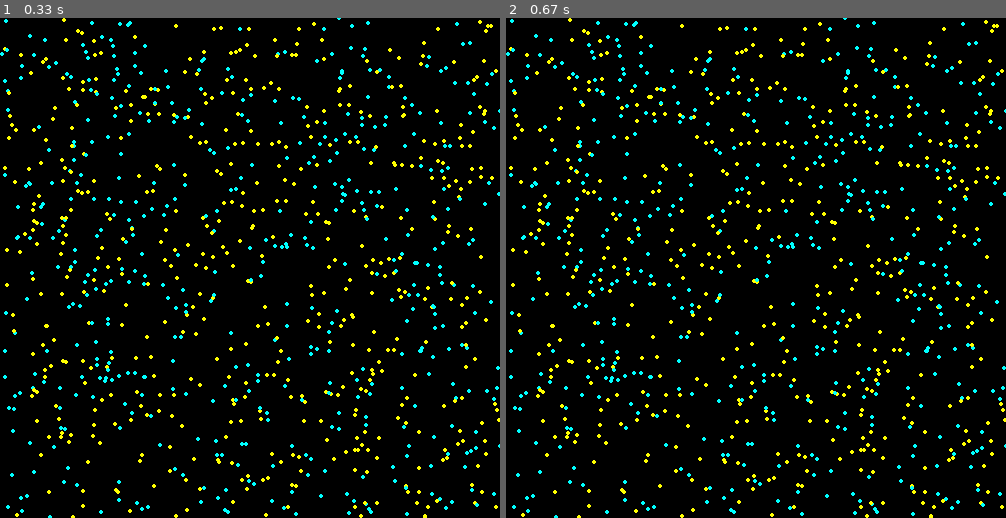
Above: before the commit, frames 1-2 (left to right).
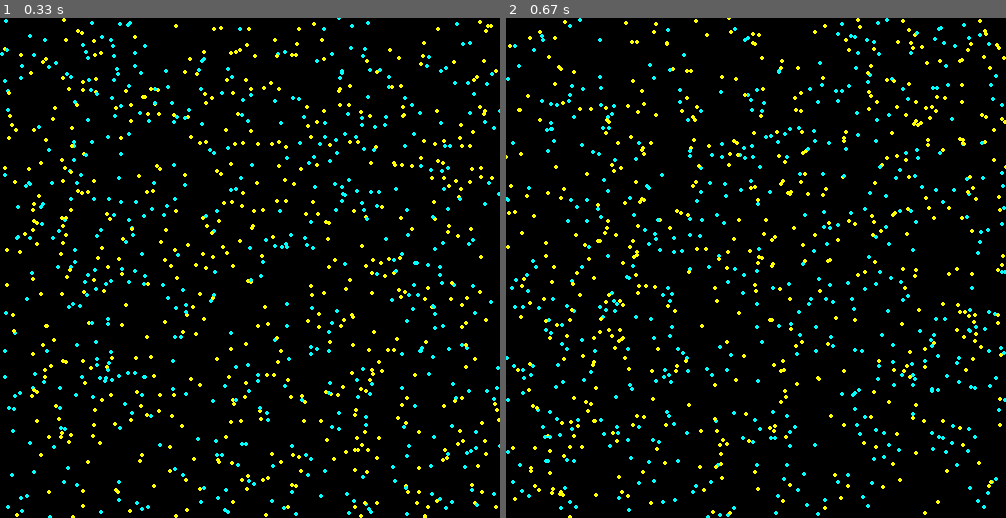
Above: after the commit, the same moments.

Repository: Nikhil-Singla/the-dev-dossier
Game: pygame game, started from game_dev/lifeSystemProgramming.py
The game is run twice, just before and just after one commit, with the same random seed, the same clock (stepped at 60 frames per second) and the same inputs.
Inputs:
- Up to frame 1 (0.33 s): no input
- Up to frame 2 (0.67 s): hold R from 0.33 s (still down)

Frame 1 is identical in both runs. In frame 2, 9.0% of the frame differs, in the area x 0-100%, y 0-100%.

Commit message:
Can get a new start config everytime with 'R'

Diff:
--- a/game_dev/lifeSystemProgramming.py
+++ b/game_dev/lifeSystemProgramming.py
@@ -54,7 +54,7 @@
                 gameState = False
             if event.key == pygame.K_r:
                 screen.fill(background)
-
+                list_P.clear()
     if len(list_P) < 1000: ## Max Cap on particle count
         list_P += create(200, [yellow, aqua])
 
